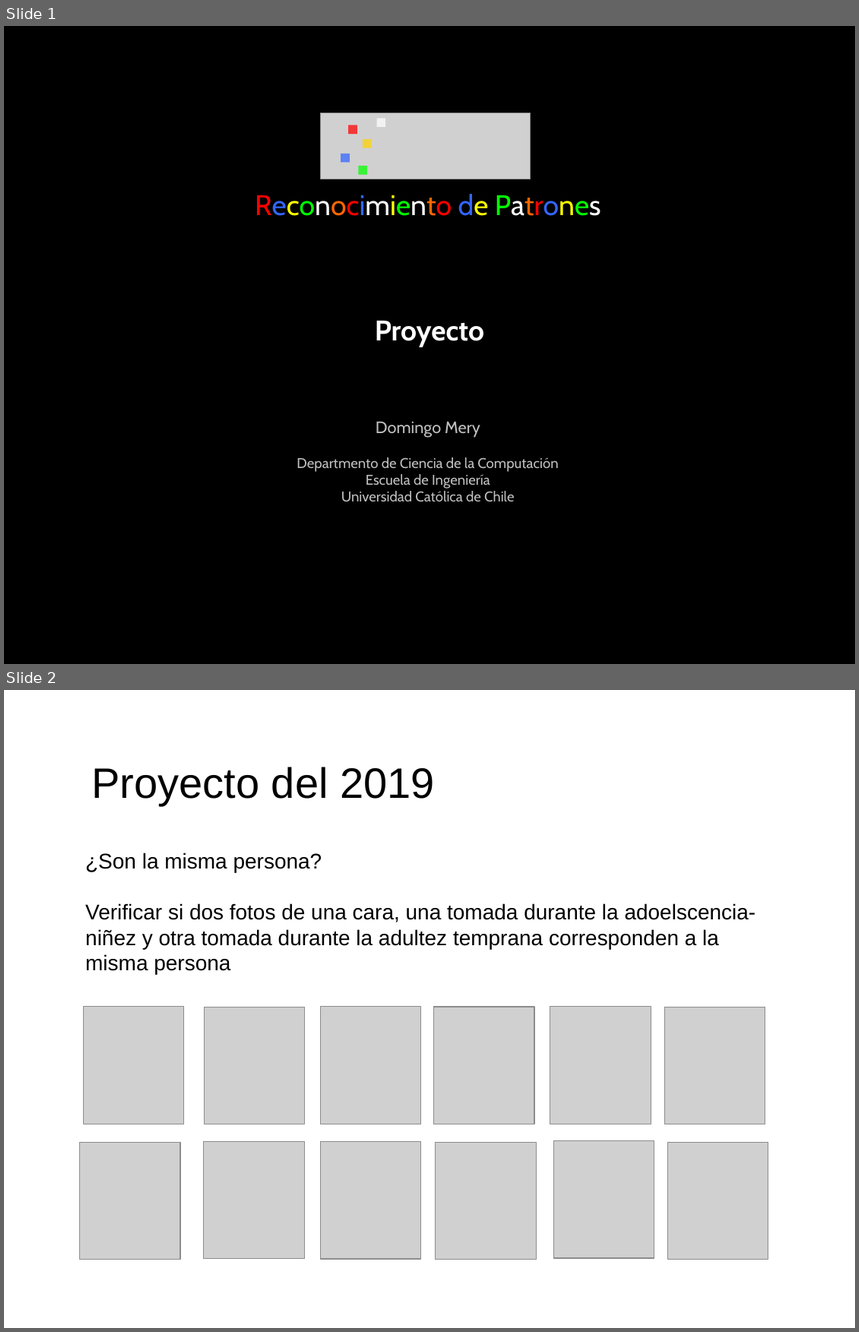
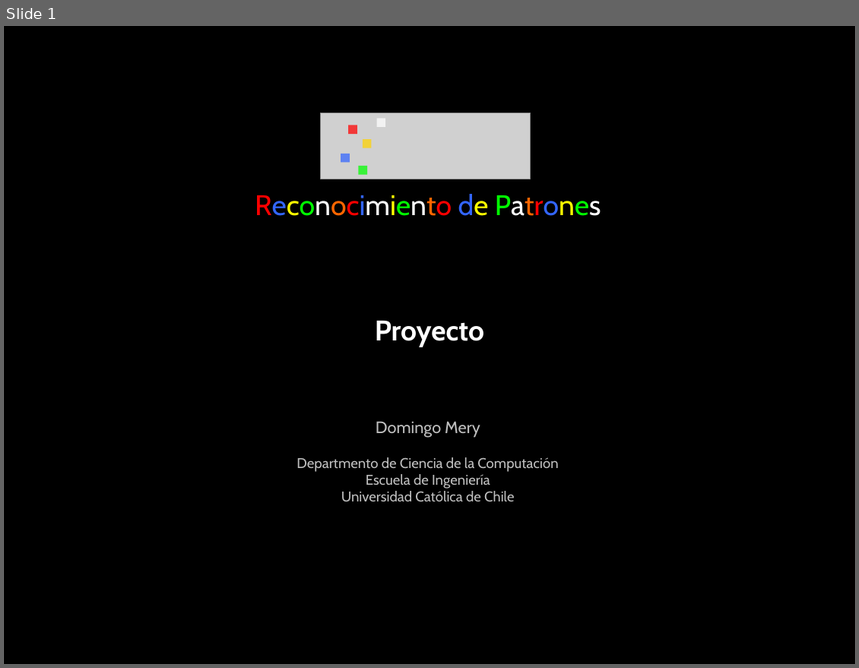
Before and after one commit to domingomery/patrones, a slide deck: clases/Cap00_Lineas_Generales/program/PAT00_Proyecto.pptx. Shown one above the other, each under a label of ours: slides 1 and 2 before the commit, slide 1 after it. The pictures are 859x1332 and 859x668 pixels, drawn with LibreOffice and Linux fonts; fonts in the diff are those of the drawing; grey boxes stand for pictures. Boxes give left, top, right and bottom in pixels: in the first picture for what was removed or moved away, otherwise in the second. Text is boxed around its words. In the diff, an @@ line names an element or a change of style, - is before the commit and + after.

```diff
--- a/clases/Cap00_Lineas_Generales/program/PAT00_Proyecto.pptx
+++ b/clases/Cap00_Lineas_Generales/program/PAT00_Proyecto.pptx
@@ slide 2 removed at bbox=[4, 690, 855, 1328], background #FFFFFF @@
@@ text removed at bbox=[92, 767, 435, 806] @@
-Proyecto del 2019
@@ text removed at bbox=[85, 853, 756, 974] @@
-¿Son la misma persona?
-Verificar si dos fotos de una cara, una tomada durante la adoelscencia-niñez y otra tomada durante la adultez temprana corresponden a la misma persona
@@ picture removed at bbox=[83, 1007, 183, 1124] @@
@@ picture removed at bbox=[204, 1008, 304, 1125] @@
@@ picture removed at bbox=[321, 1007, 421, 1124] @@
@@ picture removed at bbox=[434, 1007, 534, 1124] @@
@@ picture removed at bbox=[550, 1007, 651, 1124] @@
@@ picture removed at bbox=[664, 1008, 765, 1125] @@
@@ picture removed at bbox=[80, 1142, 180, 1259] @@
@@ picture removed at bbox=[204, 1142, 304, 1259] @@
@@ picture removed at bbox=[321, 1142, 421, 1259] @@
@@ picture removed at bbox=[436, 1142, 536, 1259] @@
@@ picture removed at bbox=[554, 1141, 655, 1258] @@
@@ picture removed at bbox=[668, 1142, 769, 1259] @@
```
Also in this commit, not shown: 1 slide added, 10 other files.
